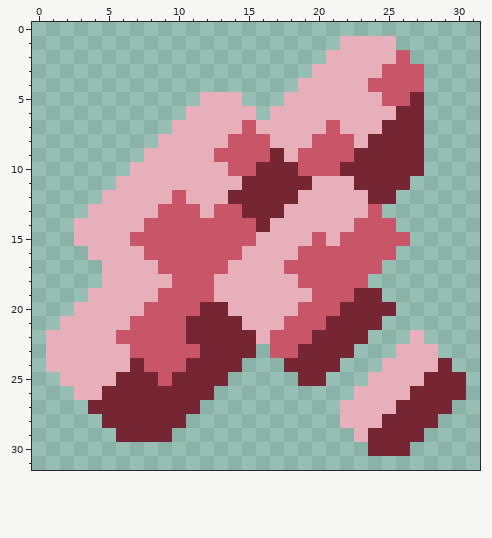
Two versions of one pixel-art sprite, assets/sprites/items/vanadinite.png. Above, as it was before the edit.
The file is 32x32 pixels.
New version:
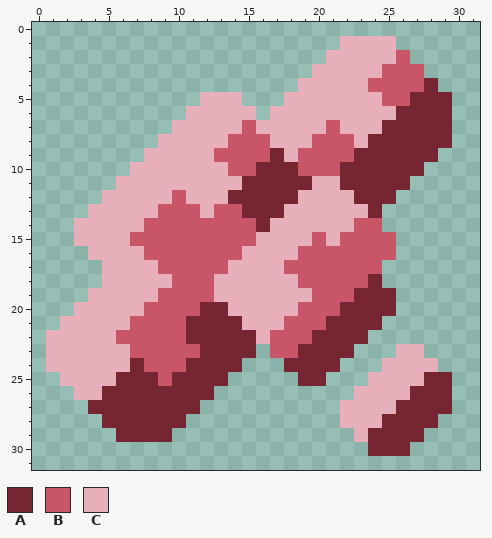
Palette (. is transparent): A #762532  B #c95568  C #e7afba
Change:
{"y":4,"x":28,"old":".","new":"A"}
{"y":5,"x":28,"old":"..","new":"AA"}
{"y":6,"x":28,"old":"..","new":"AA"}
{"y":7,"x":28,"old":"..","new":"AA"}
{"y":8,"x":28,"old":"..","new":"AA"}
{"y":9,"x":28,"old":".","new":"A"}
{"y":11,"x":22,"old":"C","new":"A"}
{"y":12,"x":23,"old":"C","new":"A"}
{"y":13,"x":24,"old":"B","new":"A"}
{"y":14,"x":25,"old":"B","new":"."}
{"y":15,"x":26,"old":"B","new":"."}
{"y":18,"x":24,"old":".","new":"A"}
{"y":19,"x":25,"old":".","new":"A"}
{"y":22,"x":27,"old":"C","new":"."}
{"y":23,"x":28,"old":"C","new":"."}
{"y":24,"x":29,"old":"A","new":"."}
{"y":25,"x":30,"old":"A","new":"."}
{"y":26,"x":30,"old":"A","new":"."}
{"label":"changed","picture_box":[340,78,466,400]}
